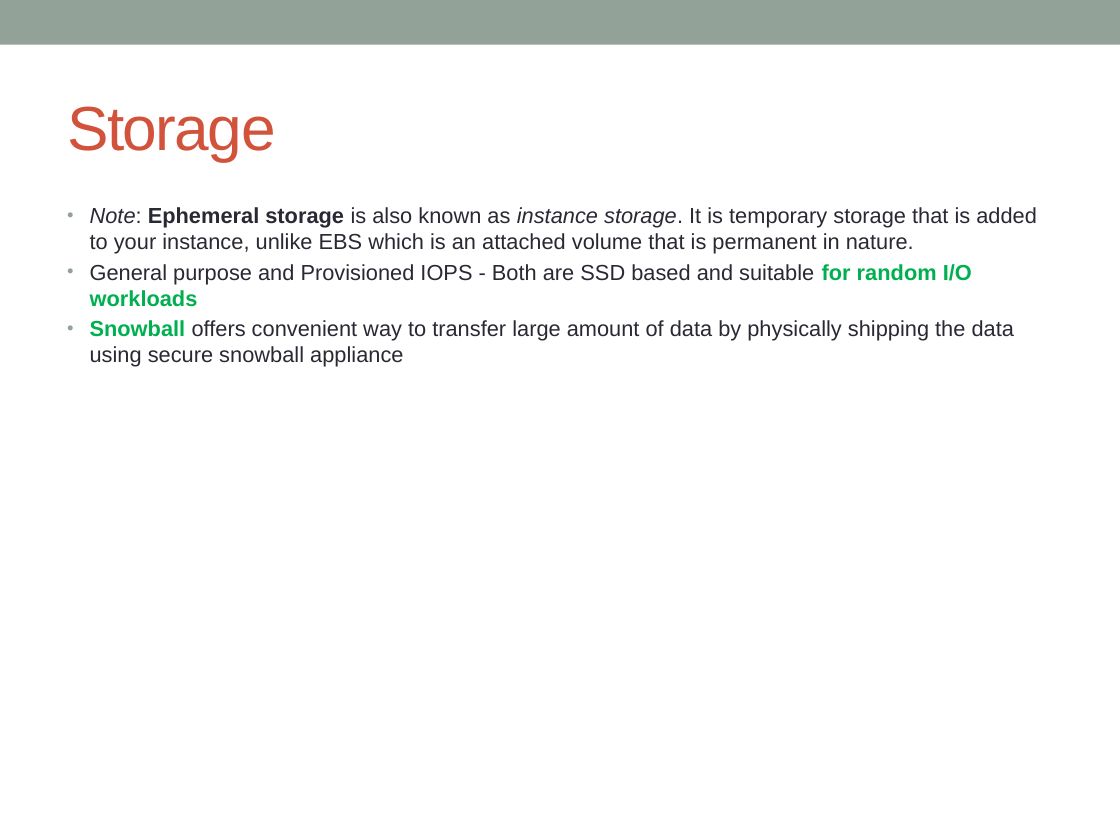
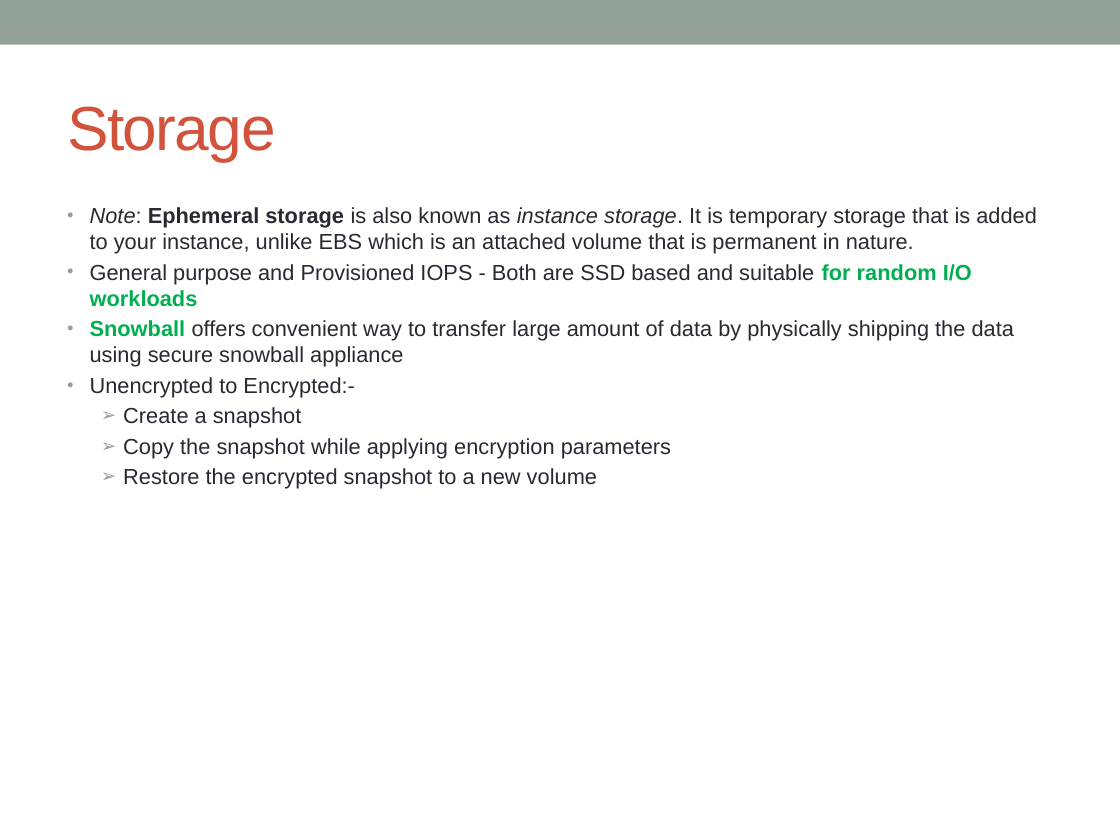
Before and after one commit to notionquest/ProjectDocumentation, a slide deck: slide 20 of AWS_Solution_Architect.pptx (slide 16 before the commit). Drawn at 1120x840 pixels with LibreOffice and Linux fonts; fonts in the diff are those of the drawing. Boxes give left, top, right and bottom in pixels: in the first picture for what was removed or moved away, otherwise in the second. Text is boxed around its words. In the diff, an @@ line names an element or a change of style, - is before the commit and + after.

```diff
--- a/AWS_Solution_Architect.pptx
+++ b/AWS_Solution_Architect.pptx
@@ text at (x1=90, y1=377, x2=671, y2=489): paragraphs added @@
+• Unencrypted to Encrypted:-
+  ➢ Create a snapshot
+  ➢ Copy the snapshot while applying encryption parameters
+  ➢ Restore the encrypted snapshot to a new volume
```
Also in this commit, not shown: 8 other slides changed, 11 slides added.
